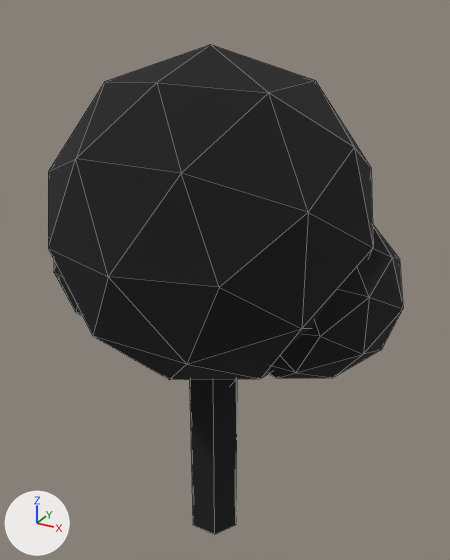
The FBX model Modeller/Binalar/Agac_yuvarlak_1.fbx, before and after one commit.
One viewpoint serves both versions: a 50 mm camera at (1.74, -3.11, 3.49) aimed at (-0.02, 0.09, 1.89). Arrows for +X, +Y and +Z are at lower left; the lights stay in place. The picture after the commit comes second. Mesh edges are drawn as thin lines. Where no turn or scale is listed for an object, it has been applied to the vertices.

Objects in the first picture: 'Agac_yuvarlak_1'.
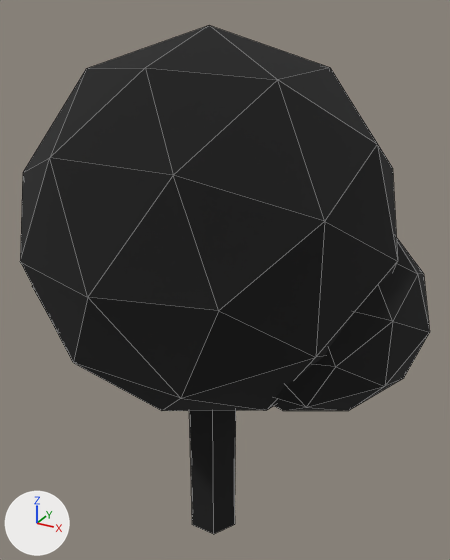
Patch to the scene script:
```diff
--- a/Modeller/Binalar/Agac_yuvarlak_1.fbx.py
+++ b/Modeller/Binalar/Agac_yuvarlak_1.fbx.py
@@ me_agac_yuvarlak_1 @@
 # used by ob_agac_yuvarlak_1; location = (0.0, 0.0, 0.0)
-me_agac_yuvarlak_1.from_pydata(...)  # 292 vertices, 508 faces; spans x -1.09..1.09, y -0.99..0.99, z -0.02..3.3
+me_agac_yuvarlak_1.from_pydata(...)  # 292 vertices, 508 faces; spans x -1.26..1.26, y -1.13..1.13, z -0.02..3.4
+# me_agac_yuvarlak_1 part 1: the loose piece of 12 vertices spanning x -0.24..0.12, y -0.16..0.16, z -0.02..1.61 is scaled about the mesh origin by (1, 1, 0.901)
+# me_agac_yuvarlak_1 part 2: the loose piece of 42 vertices spanning x -1.05..0.93, y -0.99..0.99, z 1.33..3.3 is scaled about its middle by 1.15, then moved by (-0.01, 0.0, -0.05)
+# me_agac_yuvarlak_1 part 3: the loose piece of 42 vertices spanning x -0.15..1.09, y -0.47..0.77, z 1.38..2.48 is scaled about its middle by 1.15, then moved by (0.07, 0.0, -0.11)
+# me_agac_yuvarlak_1 part 4: the loose piece of 42 vertices spanning x -1.09..0.01, y -0.65..0.45, z 1.52..2.53 is scaled about its middle by (1.15, 1.15, 1.14), then moved by (-0.08, 0.0, -0.09)
+# other edits to the shape of me_agac_yuvarlak_1 do not show in these pictures
 me_agac_yuvarlak_1.materials.append(mat_agacgovde_6b4a33)
```

What differs and where, as boxes (x1, y1, x2, y2) in the pictures (450 x 560 px; the box of a moved part takes in the faces that stretch with it):
'Agac_yuvarlak_1', reshaped (15% wider)
    before: (48, 44, 403, 535)
    after: (20, 25, 430, 534)
part 1 of me_agac_yuvarlak_1, moved or reshaped
    before: (190, 379, 237, 535)
    after: (189, 411, 236, 534)
part 2 of me_agac_yuvarlak_1, moved or reshaped
    before: (48, 44, 373, 380)
    after: (20, 25, 398, 411)
part 3 of me_agac_yuvarlak_1, moved or reshaped
    before: (269, 225, 403, 378)
    after: (274, 239, 430, 411)
part 4 of me_agac_yuvarlak_1, moved or reshaped (mostly hidden afterwards)
    before: (54, 261, 82, 316)
    after: (32, 285, 45, 309)
